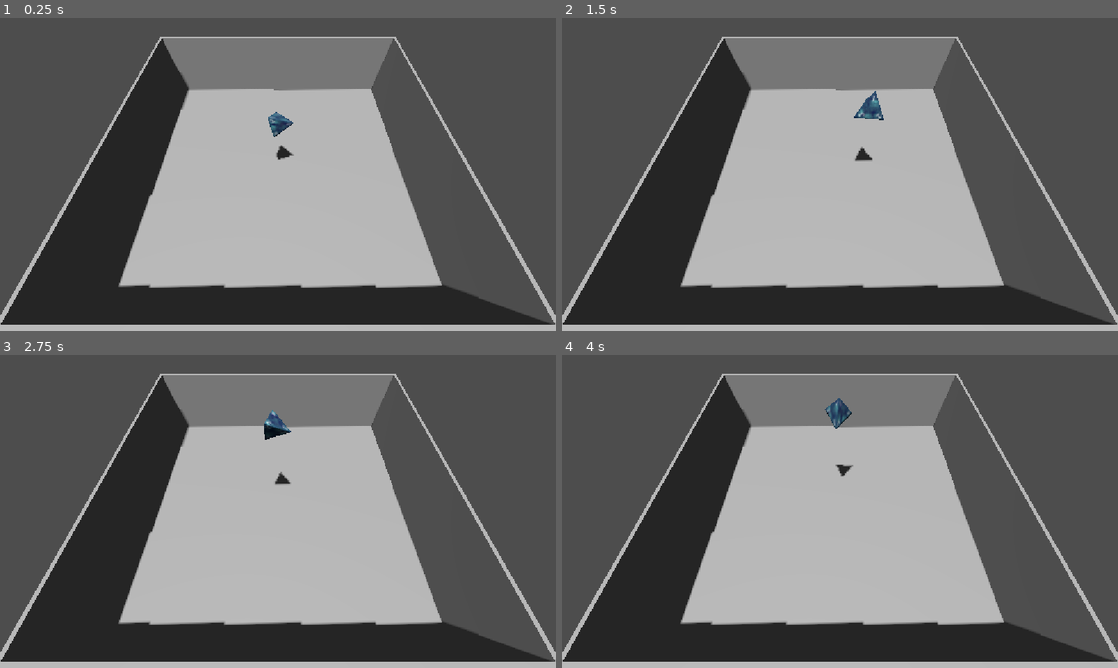
Above: before the commit, frames 1-4 (two rows, left to right).
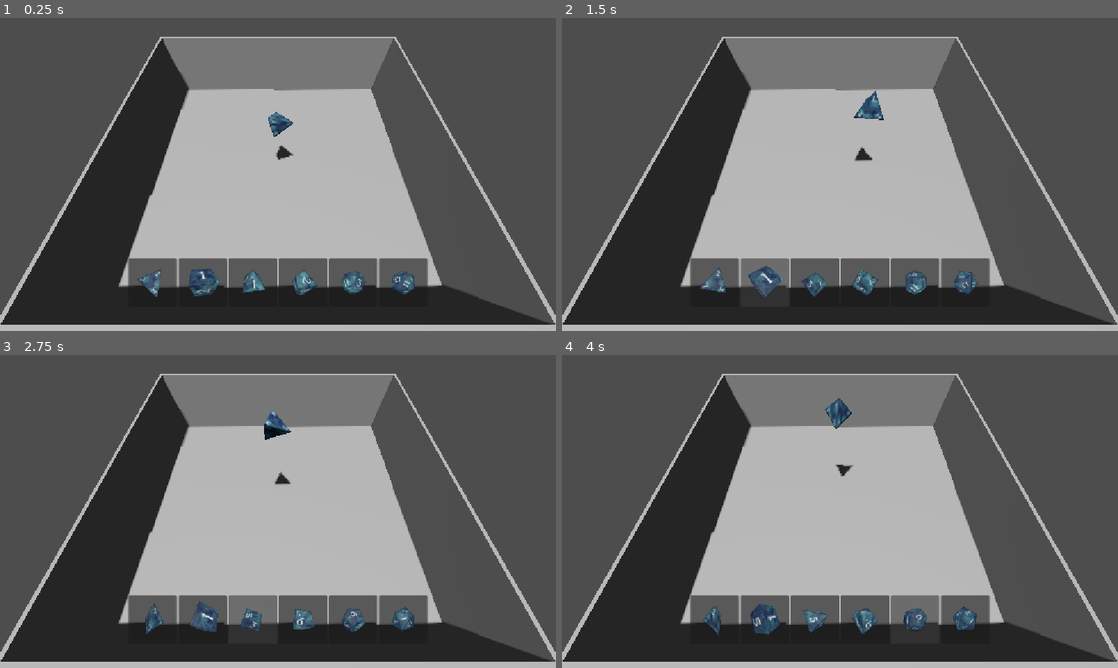
Above: after the commit, the same moments.

Repository: jruigrok/DiceSim
Game: Godot game, scene res://dice_sim.tscn
The game is run twice, just before and just after one commit, with the same random seed, the same clock (stepped at 60 frames per second) and the same inputs.
Inputs (mouse positions are in pixels of both pictures, inside the frame that each line leads up to):
- Up to frame 1 (0.25 s): no input
- Up to frame 2 (1.5 s): click (712, 284) at 0.52 s; click (762, 284) at 1.27 s
- Up to frame 3 (2.75 s): click (250, 621) at 2.02 s
- Up to frame 4 (4 s): click (867, 621) at 2.77 s; click (917, 621) at 3.52 s

The runs differ from the first frame. In frame 1, 5.3% of the frame differs, in the area x 23-77%, y 76-90%; in frame 2, 5.2%; in frame 3, 5.3%; in frame 4, 5.3%.

Commit message:
Add dice preview

Diff:
--- /dev/null
+++ b/dice_preview.gd
@@ -0,0 +1,17 @@
+extends SubViewportContainer
+class_name DicePreview
+
+@export var dice_mesh: Mesh
+@onready var mesh_instance = $SubViewport/Node3D/MeshInstance3D
+@onready var viewport = $SubViewport
+
+func _init() -> void:
+	pass
+
+func _ready() -> void:
+	mesh_instance.mesh = dice_mesh
+	viewport.world_3d = World3D.new()
+
+func _process(delta: float) -> void:
+	mesh_instance.rotate_x(delta / 4)
+	mesh_instance.rotate_y(delta / 2)
--- /dev/null
+++ b/dice_preview.tscn
@@ -0,0 +1,25 @@
+[gd_scene format=3 uid="uid://dclypq33xt5mr"]
+
+[ext_resource type="Script" uid="uid://b35lld5w8dmnf" path="res://dice_preview.gd" id="1_cjw0u"]
+
+[node name="SubViewportContainer" type="SubViewportContainer" unique_id=243385335]
+offset_right = 40.0
+offset_bottom = 40.0
+script = ExtResource("1_cjw0u")
+
+[node name="SubViewport" type="SubViewport" parent="." unique_id=991112341]
+transparent_bg = true
+handle_input_locally = false
+gui_disable_input = true
+size = Vector2i(100, 100)
+render_target_update_mode = 4
+
+[node name="Node3D" type="Node3D" parent="SubViewport" unique_id=413043069]
+
+[node name="DirectionalLight3D" type="DirectionalLight3D" parent="SubViewport/Node3D" unique_id=734405255]
+transform = Transform3D(1, 0, 0, 0, 0.54977787, 0.8353108, 0, -0.8353108, 0.54977787, 0, 0, 0)
+
+[node name="Camera3D" type="Camera3D" parent="SubViewport/Node3D" unique_id=403894264]
+transform = Transform3D(1, 0, 0, 0, 0.70710677, 0.70710677, 0, -0.70710677, 0.70710677, 0, 1.5, 1.5)
+
+[node name="MeshInstance3D" type="MeshInstance3D" parent="SubViewport/Node3D" unique_id=282410144]
--- /dev/null
+++ b/dice_selector.gd
@@ -0,0 +1,27 @@
+extends CanvasLayer
+class_name DiceSelector
+
+@export var dice_set: DiceSet
+
+@onready var h_box_container = $MarginContainer/HBoxContainer
+@onready var margin_container = $MarginContainer
+
+var preview_scene = preload("res://dice_preview.tscn")
+
+func _ready() -> void:
+	if dice_set == null:
+		push_error("No dice set assigned")
+		return
+
+	margin_container.add_theme_constant_override("margin_bottom", 50)
+	for i in range(dice_set.dice.size()):
+		var button = Button.new()
+		button.custom_minimum_size = Vector2i(100,100)
+		var preview = preview_scene.instantiate()
+		preview.dice_mesh = dice_set.dice[i].mesh
+
+		button.add_child(preview)
+		h_box_container.add_child(button)
+
+func _process(delta: float) -> void:
+	pass
--- /dev/null
+++ b/dice_selector.tscn
@@ -0,0 +1,22 @@
+[gd_scene format=3 uid="uid://b8mqbc133g0uo"]
+
+[ext_resource type="Script" uid="uid://b2p3cgvxaxbkm" path="res://dice_selector.gd" id="1_htwg6"]
+
+[node name="CanvasLayer" type="CanvasLayer" unique_id=1160484203]
+script = ExtResource("1_htwg6")
+
+[node name="MarginContainer" type="MarginContainer" parent="." unique_id=1010021023]
+anchors_preset = 7
+anchor_left = 0.5
+anchor_top = 1.0
+anchor_right = 0.5
+anchor_bottom = 1.0
+offset_left = -20.0
+offset_top = -40.0
+offset_right = 20.0
+grow_horizontal = 2
+grow_vertical = 0
+
+[node name="HBoxContainer" type="HBoxContainer" parent="MarginContainer" unique_id=463881060]
+layout_mode = 2
+size_flags_vertical = 8
--- a/dice_sim.tscn
+++ b/dice_sim.tscn
@@ -7,6 +7,8 @@
 [ext_resource type="Script" uid="uid://ctp58ltk6axvm" path="res://dice.gd" id="3_a7a1p"]
 [ext_resource type="PackedScene" uid="uid://b4gcoq51mnmne" path="res://dice_mesh/d_4.tscn" id="4_6l7yi"]
 [ext_resource type="Resource" uid="uid://dvdgk5pv74bq2" path="res://dice_data/d_4.tres" id="5_8m4iu"]
+[ext_resource type="PackedScene" uid="uid://b8mqbc133g0uo" path="res://dice_selector.tscn" id="8_4acyc"]
+[ext_resource type="Resource" uid="uid://cwjjsp5hi1jyi" path="res://dice_sets/BlueDiceSet.tres" id="9_byatm"]
 
 [sub_resource type="Environment" id="Environment_ss5pj"]
 sdfgi_enabled = true
@@ -34,3 +36,6 @@
 script = ExtResource("3_a7a1p")
 dice_mesh = ExtResource("4_6l7yi")
 dice_data = ExtResource("5_8m4iu")
+
+[node name="CanvasLayer" parent="." unique_id=1160484203 instance=ExtResource("8_4acyc")]
+dice_set = ExtResource("9_byatm")
Not shown, added: dice_preview.gd.uid
Not shown, added: dice_selector.gd.uid
